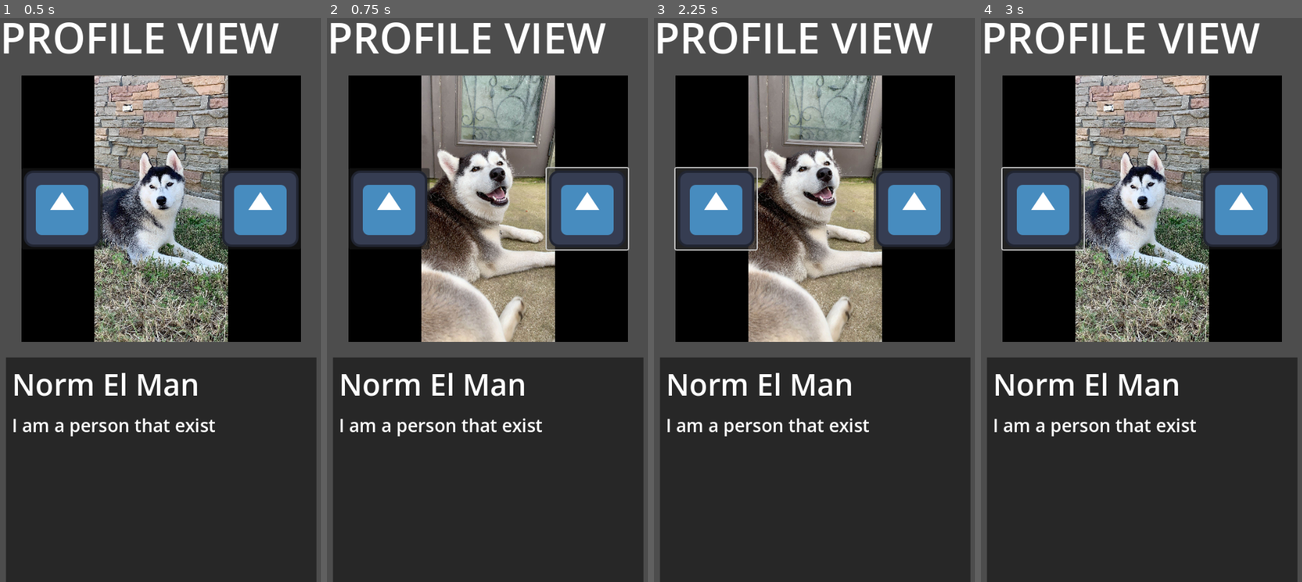
Above: before the commit, frames 1-4 (left to right).
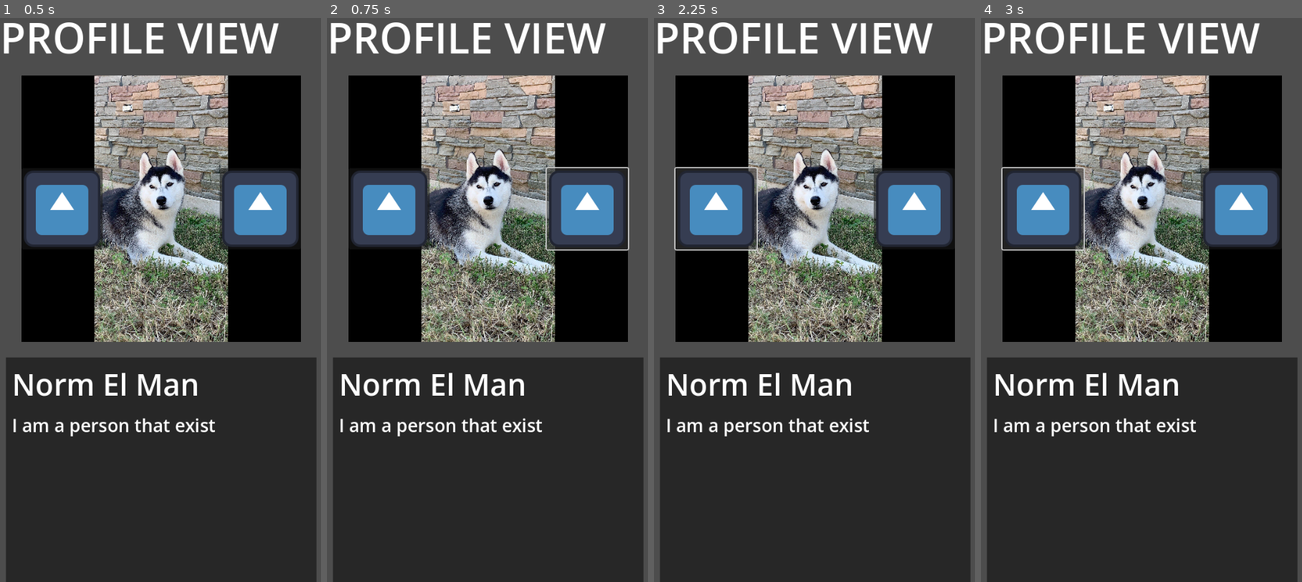
Above: after the commit, the same moments.

Repository: Wyatt5150/Dog-Tinder-Codestuff
Game: Godot game, scene res://Scenes/ProfileView.tscn
Two runs of this game, one before a commit and one after it. Both use one fixed random seed, a clock stepped at 60 frames per second and the inputs below. The project has no main scene, so this scene is started directly. The engine's default icon, where the game draws it, is replaced by a stand-in: a white triangle on a blue panel in a dark square.
Inputs (mouse positions are in pixels of both pictures, inside the frame that each line leads up to):
- Up to frame 1 (0.5 s): no input
- Up to frame 2 (0.75 s): click (587, 209) at 0.5 s
- Up to frame 3 (2.25 s): click (914, 209) at 1.25 s; click (714, 209) at 2 s
- Up to frame 4 (3 s): click (1041, 209) at 2.75 s

Frame 1 is identical in both runs. In frame 2, 16% of the frame differs, in the area x 29-72%, y 10-58%; in frame 3, 16%; in frame 4, nothing differs.

Commit message:
added TouchScroll

Diff:
--- a/Datez4Dogz/Scenes/ProfileView.tscn
+++ b/Datez4Dogz/Scenes/ProfileView.tscn
@@ -7,8 +7,9 @@
 [ext_resource type="Texture2D" uid="uid://t0cc7i4fsvh1" path="res://icon.svg" id="4_htdu4"]
 [ext_resource type="Theme" uid="uid://brtq38ympa1w8" path="res://Themes/SmallHeaderTheme.tres" id="5_o150v"]
 [ext_resource type="Theme" uid="uid://6hdp0kr0obht" path="res://Themes/BodyTheme.tres" id="6_ee2mv"]
+[ext_resource type="PackedScene" uid="uid://cfttifbxiujqg" path="res://Scenes/TouchScroll.tscn" id="8_royy3"]
 
-[sub_resource type="StyleBoxEmpty" id="StyleBoxEmpty_uqcmo"]
+[sub_resource type="StyleBoxEmpty" id="StyleBoxEmpty_d77at"]
 
 [node name="ProfileView" type="Node2D"]
 script = ExtResource("1_0g7d7")
@@ -90,17 +91,7 @@
 theme = ExtResource("6_ee2mv")
 autowrap_mode = 3
 
-[node name="Button" type="Button" parent="About"]
+[node name="TouchScroll" parent="About" instance=ExtResource("8_royy3")]
 layout_mode = 1
-anchors_preset = 15
-anchor_right = 1.0
-anchor_bottom = 1.0
-grow_horizontal = 2
-grow_vertical = 2
-theme_override_styles/focus = SubResource("StyleBoxEmpty_uqcmo")
+theme_override_styles/focus = SubResource("StyleBoxEmpty_d77at")
 flat = true
-
-[connection signal="button_down" from="UserImageDisplay/Prev" to="." method="change_image" binds= [-1]]
-[connection signal="button_down" from="UserImageDisplay/Next" to="." method="change_image" binds= [1]]
-[connection signal="button_down" from="About/Button" to="." method="pressed_about"]
-[connection signal="button_up" from="About/Button" to="." method="released_about"]
--- /dev/null
+++ b/Datez4Dogz/Scenes/TouchScroll.tscn
@@ -0,0 +1,14 @@
+[gd_scene load_steps=2 format=3 uid="uid://cfttifbxiujqg"]
+
+[ext_resource type="Script" path="res://Scripts/touch_scroll.gd" id="1_72vj0"]
+
+[node name="TouchScroll" type="Button"]
+anchors_preset = 15
+anchor_right = 1.0
+anchor_bottom = 1.0
+grow_horizontal = 2
+grow_vertical = 2
+script = ExtResource("1_72vj0")
+
+[connection signal="button_down" from="." to="." method="button_down"]
+[connection signal="button_up" from="." to="." method="button_up"]
--- a/Datez4Dogz/Scripts/profile_view.gd
+++ b/Datez4Dogz/Scripts/profile_view.gd
@@ -7,24 +7,14 @@
 
 var buttons
 
-var holdingAbout:bool
-var aboutContainer:Control
-var prevY:float
-var aboutVel:float
-var aboutMaxY:float
-var aboutMinY:float
-
-const aboutAcc:float = 2500
 const verPadding:float = 10
 const horPadding:float = 10
 
 # Called when the node enters the scene tree for the first time.
 func _ready() -> void:
-	holdingAbout = false
-	aboutContainer = $About
-	aboutVel = 0
-	aboutMaxY = 584
-	aboutMinY = 0
+	var aboutMaxY
+	$About/TouchScroll.maxY = 584
+	$About/TouchScroll.minY = 0
 
 	# set up image display stuff
 	var next = $UserImageDisplay/Next
@@ -54,22 +44,7 @@
 	pass
 
 func _process(delta: float) -> void:
-	if holdingAbout:
-		aboutVel = (get_global_mouse_position().y-prevY)*(1/delta)
-		aboutContainer.position.y += aboutVel*delta
-		prevY = get_global_mouse_position().y
-	else:
-		if aboutContainer.position.y > aboutMaxY:
-			aboutVel = 0
-			aboutContainer.position.y = move_toward(aboutContainer.position.y, aboutMaxY, 1000*delta)
-		elif aboutContainer.position.y < aboutMinY:
-			aboutVel = 0
-			aboutContainer.position.y = move_toward(aboutContainer.position.y, aboutMinY, 1000*delta)
-		# glide
-		elif aboutVel != 0:
-			aboutContainer.position.y += aboutVel*delta
-
-			aboutVel = move_toward(aboutVel, 0, aboutAcc*delta)
+	pass
 
 func load_profile(userProfile:UserProfile):
 	profile = userProfile
@@ -89,7 +64,7 @@
 	var username = container.get_node("Name")
 	username.text = profile.username
 
-	load_profiles()
+	load_profile_buttons()
 
 	var about = container.get_node("About")
 	about.text = profile.about
@@ -98,8 +73,8 @@
 	# determine about container size
 	var viewportHeight = get_viewport().get_visible_rect().size.y
 	info.size.y = max(about.position.y + get_label_height(about) + verPadding*2 + 100, viewportHeight - verPadding*2)
-	info.position.y = aboutMaxY
-	aboutMinY = -(info.size.y - viewportHeight) - verPadding
+	info.position.y = $About/TouchScroll.maxY
+	$About/TouchScroll.minY = -(info.size.y - viewportHeight) - verPadding
 
 	# set margins
 	container.size = info.size - Vector2(horPadding*2, verPadding*2)
@@ -122,19 +97,5 @@
 	set_profile_image(imageIndex+incr)
 	pass
 
-func load_profiles():
+func load_profile_buttons():
 	pass
-
-
-func pressed_about() -> void:
-	prevY = get_global_mouse_position().y
-	holdingAbout = true
-	pass
-
-
-func released_about() -> void:
-	holdingAbout = false
-	print(aboutVel)
-	if abs(aboutVel) < 1000:
-		aboutVel = 0
-	pass
--- /dev/null
+++ b/Datez4Dogz/Scripts/touch_scroll.gd
@@ -0,0 +1,51 @@
+# --- USAGE ---
+# make this node a child of the container that you want it to apply to
+
+extends Button
+var holding:bool
+var parent:Node
+var prevY:float
+var vel:float
+@export var maxY:float = 1920
+@export var minY:float = 0
+
+const acc:float = 2500
+
+# Called when the node enters the scene tree for the first time.
+func _ready() -> void:
+	holding = false
+	parent = get_parent()
+	vel = 0
+
+	pass
+
+func _process(delta: float) -> void:
+	if holding:
+		vel = (get_global_mouse_position().y-prevY)*(1/delta)
+		parent.position.y += vel*delta
+		prevY = get_global_mouse_position().y
+	else:
+		if parent.position.y > maxY:
+			vel = 0
+			parent.position.y = move_toward(parent.position.y, maxY, 1000*delta)
+		elif parent.position.y < minY:
+			vel = 0
+			parent.position.y = move_toward(parent.position.y, minY, 1000*delta)
+		# glide
+		elif vel != 0:
+			parent.position.y += vel*delta
+
+			vel = move_toward(vel, 0, acc*delta)
+
+
+func button_down() -> void:
+	prevY = get_global_mouse_position().y
+	holding = true
+	pass
+
+
+func button_up() -> void:
+	holding = false
+	if abs(vel) < 1000:
+		vel = 0
+	pass
Not shown: 1 places in Datez4Dogz/Scenes/ProfileView.tscn that only renumber resources
